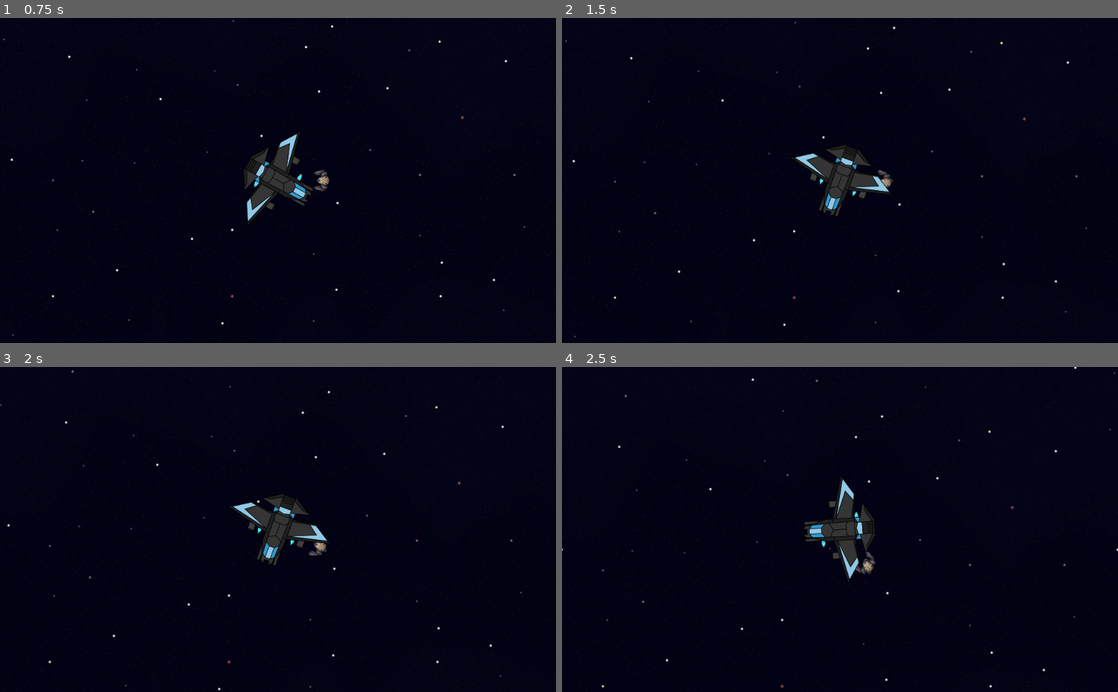
Above: before the commit, frames 1-4 (two rows, left to right).
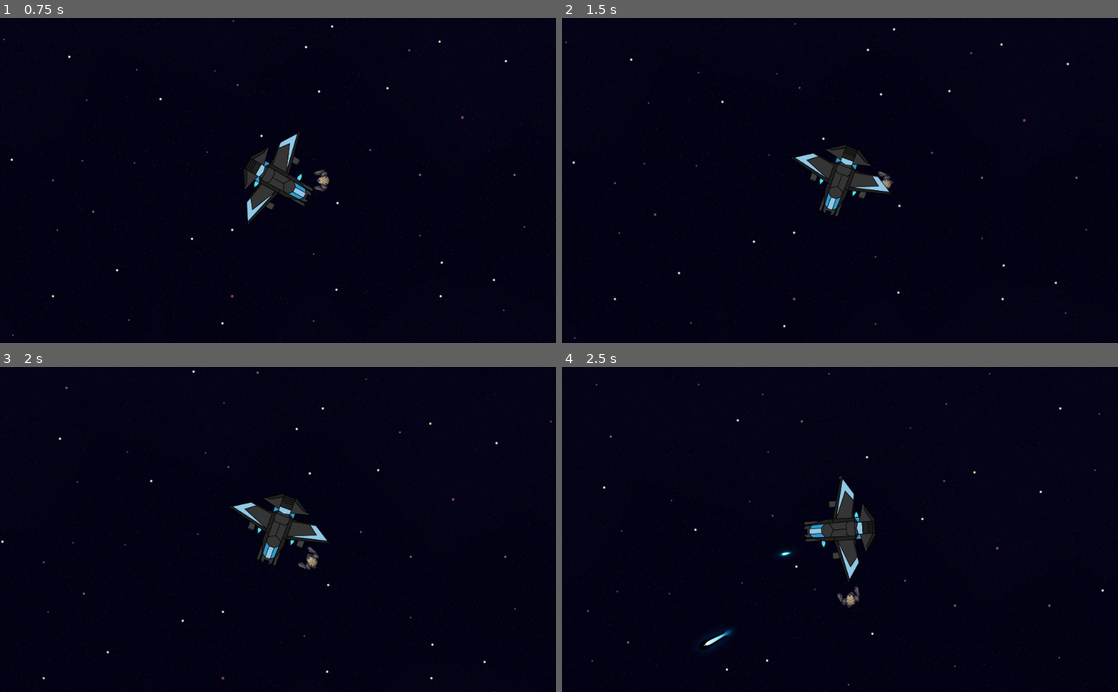
Above: after the commit, the same moments.

Repository: Bradels/minijam2022
Game: Godot game, scene res://Scenes/TestWorld.tscn
Two runs of this game, one before a commit and one after it. Both use one fixed random seed, a clock stepped at 60 frames per second and the inputs below. This scene is started directly instead of the project's main scene.
Inputs (mouse positions are in pixels of both pictures, inside the frame that each line leads up to):
- Up to frame 1 (0.75 s): move the mouse to (400, 164) at 0.52 s; press the mouse at (400, 164) at 0.53 s; hold D (right) from 0.53 s (still down)
- Up to frame 2 (1.5 s): right-click (962, 164) at 0.8 s; move the mouse to (728, 196) at 1.27 s; release D (right) at 1.28 s; release the mouse at (728, 196) at 1.28 s; hold S (down) from 1.28 s (still down); right-click (728, 196) at 1.35 s
- Up to frame 3 (2 s): keep holding S (down); click (166, 545) at 1.55 s
- Up to frame 4 (2.5 s): move the mouse to (895, 458) at 2.02 s; release S (down) at 2.03 s; press the mouse at (895, 458) at 2.03 s; hold D (right) from 2.03 s (still down); right-click (895, 458) at 2.3 s

Frame 1 is identical in both runs. In frame 2, 0.3% of the frame differs, in the area x 0-99%, y 0-100%; in frame 3, 0.5%; in frame 4, 0.8%, in the area x 0-100%, y 0-100%.

Commit message:
feat: spaceship weapons defs and projectiles

Diff:
--- a/Scenes/Entities/Player.tscn
+++ b/Scenes/Entities/Player.tscn
@@ -17,14 +17,14 @@
 position = Vector2( 7, 0 )
 rotation = -1.5708
 frames = ExtResource( 1 )
-frame = 1
+frame = 4
 playing = true
 
 [node name="Camera" type="Camera2D" parent="."]
 zoom = Vector2( 0.5, 0.5 )
 
 [node name="Nozzle" type="Node2D" parent="."]
-position = Vector2( 19, 7 )
+position = Vector2( 25, 7 )
 
 [node name="CollisionBox" type="CollisionShape2D" parent="."]
 shape = SubResource( 12 )
--- a/Scenes/Entities/Bullet.tscn
+++ b/Scenes/Entities/Projectiles/Bullet.tscn
@@ -1,7 +1,7 @@
 [gd_scene load_steps=9 format=2]
 
 [ext_resource path="res://Sprites/Entities.png" type="Texture" id=1]
-[ext_resource path="res://Scripts/Entities/Bullet.gd" type="Script" id=2]
+[ext_resource path="res://Scripts/Entities/Projectile.gd" type="Script" id=2]
 
 [sub_resource type="AtlasTexture" id=3]
 flags = 4
@@ -49,5 +49,4 @@
 rotation = -1.5708
 shape = SubResource( 8 )
 
-[connection signal="animation_finished" from="AnimatedSprite" to="." method="_on_AnimatedSprite_animation_finished"]
 [connection signal="body_entered" from="Hitbox" to="." method="_on_Hitbox_body_entered"]
--- /dev/null
+++ b/Scenes/Entities/Projectiles/LaserPulse.tscn
@@ -0,0 +1,23 @@
+[gd_scene load_steps=4 format=2]
+
+[ext_resource path="res://Sprites/LaserPulse.png" type="Texture" id=1]
+[ext_resource path="res://Scripts/Entities/Projectile.gd" type="Script" id=2]
+
+[sub_resource type="CapsuleShape2D" id=8]
+radius = 4.0
+
+[node name="LaserPulse" type="Node2D"]
+scale = Vector2( 0.5, 0.5 )
+script = ExtResource( 2 )
+
+[node name="Sprite" type="Sprite" parent="."]
+scale = Vector2( 1, 0.5 )
+texture = ExtResource( 1 )
+
+[node name="Hitbox" type="Area2D" parent="."]
+
+[node name="HitboxCollision" type="CollisionShape2D" parent="Hitbox"]
+rotation = -1.5708
+shape = SubResource( 8 )
+
+[connection signal="body_entered" from="Hitbox" to="." method="_on_Hitbox_body_entered"]
--- /dev/null
+++ b/Scenes/Entities/Projectiles/LaserRail.tscn
@@ -0,0 +1,24 @@
+[gd_scene load_steps=4 format=2]
+
+[ext_resource path="res://Sprites/LaserRail.png" type="Texture" id=1]
+[ext_resource path="res://Scripts/Entities/Projectile.gd" type="Script" id=2]
+
+[sub_resource type="CapsuleShape2D" id=8]
+radius = 16.0
+height = 96.0
+
+[node name="LaserRail" type="Node2D"]
+scale = Vector2( 0.5, 0.5 )
+script = ExtResource( 2 )
+
+[node name="Sprite" type="Sprite" parent="."]
+scale = Vector2( 0.8, 0.6 )
+texture = ExtResource( 1 )
+
+[node name="Hitbox" type="Area2D" parent="."]
+
+[node name="HitboxCollision" type="CollisionShape2D" parent="Hitbox"]
+rotation = -1.5708
+shape = SubResource( 8 )
+
+[connection signal="body_entered" from="Hitbox" to="." method="_on_Hitbox_body_entered"]
--- a/Scenes/Entities/Spaceship.tscn
+++ b/Scenes/Entities/Spaceship.tscn
@@ -1,9 +1,10 @@
-[gd_scene load_steps=9 format=2]
+[gd_scene load_steps=10 format=2]
 
 [ext_resource path="res://Sprites/Spaceship.png" type="Texture" id=1]
 [ext_resource path="res://Scripts/Entities/Spaceship/Spaceship.gd" type="Script" id=2]
 [ext_resource path="res://Sprites/Thruster.png" type="Texture" id=3]
 [ext_resource path="res://Scripts/Entities/Spaceship/Thrusters.gd" type="Script" id=4]
+[ext_resource path="res://Scripts/Entities/Spaceship/Weapons.gd" type="Script" id=5]
 
 [sub_resource type="CircleShape2D" id=12]
 radius = 60.0
@@ -101,6 +102,7 @@
 playing = true
 
 [node name="Weapons" type="Node2D" parent="."]
+script = ExtResource( 5 )
 
 [node name="PulseLaserLeft" type="Node2D" parent="Weapons"]
 position = Vector2( 64, -16 )
--- a/Scripts/Entities/Player/Player.gd
+++ b/Scripts/Entities/Player/Player.gd
@@ -7,13 +7,14 @@
 
 var move_speed : int = 256
 var bullet_speed : int = 1024
-var bullet : PackedScene = preload("res://Scenes/Entities/Bullet.tscn")
+var bullet : PackedScene = preload("res://Scenes/Entities/Projectiles/Bullet.tscn")
 
 var bullet_time : float = 0
 var fire_rate : float = 2
 onready var bullet_delta : float = 1 / fire_rate
 
 var is_active_player = false
+onready var _camera = $Camera
 onready var _nozzle = $Nozzle
 onready var _sprite = $AnimatedSprite
 
@@ -23,7 +24,7 @@
 func _ready():
 	if !get_tree().has_network_peer():
 		is_active_player = true
-	$Camera.current = is_active_player
+	_camera.current = is_active_player
 
 
 func _physics_process(_delta):
@@ -88,7 +89,7 @@
 		if (bullet_time < bullet_delta):
 			return
 
-		if Input.is_action_pressed("fire"):
+		if Input.is_action_pressed("pawn_fire"):
 			bullet_time = 0
 			fire()
 
--- a/Scripts/Entities/Bullet.gd
+++ b/Scripts/Entities/Projectile.gd
@@ -1,7 +1,8 @@
 extends Node2D
 
-var path_to_scene = "res://Scenes/Entities/Bullet.tscn"
+
 var velocity = Vector2()
+
 
 func _process(delta):
 	position += velocity * delta
--- a/Scripts/Entities/Spaceship/Spaceship.gd
+++ b/Scripts/Entities/Spaceship/Spaceship.gd
@@ -2,41 +2,52 @@
 
 
 onready var thrusters = $Thrusters
-var primary_thrust : int = 256
-var secondary_thrust : int = 128
-var max_velocity : int = 512
+onready var weapons = $Weapons
 
 var acceleration : Vector2 = Vector2.ZERO
 var velocity : Vector2 = Vector2.ZERO
+var max_velocity : int = 256
+var thrust : int = 256
+
 
 func _physics_process(delta):
 	thrusters.off()
 	acceleration = Vector2.ZERO
 
 	if Input.is_action_pressed('ship_rotate_left'):
-		rotation -= secondary_thrust * delta * 0.02
+		rotation -= thrust * delta * 0.01
 		thrusters.rotate_left()
 
 	if Input.is_action_pressed('ship_rotate_right'):
-		rotation += secondary_thrust * delta * 0.02
+		rotation += thrust * delta * 0.01
 		thrusters.rotate_right()
 
 	if Input.is_action_pressed('ship_forward'):
-		acceleration.x += primary_thrust
+		acceleration.x += thrust
 		thrusters.forward()
 
 	if Input.is_action_pressed('ship_reverse'):
-		acceleration.x -= secondary_thrust
+		acceleration.x -= thrust
 		thrusters.reverse()
 
+	if Input.is_action_pressed('ship_strafe_right'):
+		acceleration.y += thrust
+		thrusters.strafe_right()
+
 	if Input.is_action_pressed('ship_strafe_left'):
-		acceleration.y -= secondary_thrust
+		acceleration.y -= thrust
 		thrusters.strafe_left()
-
-	if Input.is_action_pressed('ship_strafe_right'):
-		acceleration.y += secondary_thrust
-		thrusters.strafe_right()
 
 	acceleration = acceleration.rotated(rotation)
 	velocity += acceleration * delta
 	position += move_and_slide(velocity * delta)
+
+
+func _process(delta):
+	weapons.elapse_time(delta)
+
+	if Input.is_action_pressed('ship_fire_primary'):
+		weapons.fire_primary()
+
+	if Input.is_action_pressed('ship_fire_secondary'):
+		weapons.fire_secondary()
--- /dev/null
+++ b/Scripts/Entities/Spaceship/Weapons.gd
@@ -0,0 +1,80 @@
+extends Node2D
+
+var primary_projectile : PackedScene = preload("res://Scenes/Entities/Projectiles/LaserPulse.tscn")
+var primary_left
+var primary_right
+var primary_elapsed_left : float = 0
+var primary_elapsed_right : float = 0
+var primary_previous = 'right'
+var primary_rate : float = 2
+var primary_speed : int = 768
+onready var primary_delta : float = 1 / primary_rate
+
+var secondary_projectile : PackedScene = preload("res://Scenes/Entities/Projectiles/LaserRail.tscn")
+var secondary_left
+var secondary_right
+var secondary_elapsed_left : float = 0
+var secondary_elapsed_right : float = 0
+var secondary_previous = 'right'
+var secondary_rate : float = 0.5
+var secondary_speed : int = 1536
+onready var secondary_delta : float = 1 / secondary_rate
+
+
+func _ready():
+	primary_left = $PulseLaserLeft
+	primary_right = $PulseLaserRight
+	secondary_left = $RailgunLeft
+	secondary_right = $RailgunRight
+
+
+func elapse_time(delta):
+	primary_elapsed_left += delta
+	primary_elapsed_right += delta
+	secondary_elapsed_left += delta
+	secondary_elapsed_right += delta
+
+
+func fire_primary():
+	var primary_next = opposite_side(primary_previous)
+
+	if (get('primary_elapsed_' + primary_next) >= primary_delta):
+		return fire_primary_side(primary_next)
+
+
+func fire_primary_side(side):
+	set('primary_elapsed_' + side, 0)
+	set('primary_elapsed_' + opposite_side(side), primary_delta / 4)
+	primary_previous = side
+
+	var weapon = get('primary_' + side)
+	fire_projectile(primary_projectile, weapon.global_position, primary_speed)
+
+
+func fire_secondary():
+	var secondary_next = opposite_side(secondary_previous)
+
+	if (get('secondary_elapsed_' + secondary_next) >= secondary_delta):
+		return fire_secondary_side(secondary_next)
+
+
+func fire_secondary_side(side):
+	set('secondary_elapsed_' + side, 0)
+	set('secondary_elapsed_' + opposite_side(side), secondary_delta / 4)
+	secondary_previous = side
+
+	var weapon = get('secondary_' + side)
+	fire_projectile(secondary_projectile, weapon.global_position, secondary_speed)
+
+
+func fire_projectile(projectile, source, speed):
+	var ship = get_parent()
+	var instance = projectile.instance()
+	instance.position = source
+	instance.rotation = ship.rotation
+	instance.velocity = Vector2(speed, 0).rotated(ship.rotation)
+	get_tree().get_root().call_deferred('add_child', instance)
+
+
+func opposite_side(side):
+	return 'right' if side == 'left' else 'left'
--- a/project.godot
+++ b/project.godot
@@ -41,7 +41,6 @@
 config/name="mini-jam-jan-2022"
 run/main_scene="res://Scenes/Main.tscn"
 config/icon="res://icon.png"
-<<<<<<<HEADrun/main_scene="res://Scenes/Main.tscn"
 
 [autoload]
 
@@ -74,11 +73,6 @@
 , Object(InputEventJoypadMotion,"resource_local_to_scene":false,"resource_name":"","device":0,"axis":0,"axis_value":1.0,"script":null)
  ]
 }
-fire={
-"deadzone": 0.5,
-"events": [ Object(InputEventMouseButton,"resource_local_to_scene":false,"resource_name":"","device":0,"alt":false,"shift":false,"control":false,"meta":false,"command":false,"button_mask":0,"position":Vector2( 0, 0 ),"global_position":Vector2( 0, 0 ),"factor":1.0,"button_index":1,"pressed":false,"doubleclick":false,"script":null)
- ]
-}
 pawn_up={
 "deadzone": 0.5,
 "events": [ Object(InputEventKey,"resource_local_to_scene":false,"resource_name":"","device":0,"alt":false,"shift":false,"control":false,"meta":false,"command":false,"pressed":false,"scancode":87,"physical_scancode":0,"unicode":0,"echo":false,"script":null)
@@ -97,6 +91,11 @@
 pawn_right={
 "deadzone": 0.5,
 "events": [ Object(InputEventKey,"resource_local_to_scene":false,"resource_name":"","device":0,"alt":false,"shift":false,"control":false,"meta":false,"command":false,"pressed":false,"scancode":68,"physical_scancode":0,"unicode":0,"echo":false,"script":null)
+ ]
+}
+pawn_fire={
+"deadzone": 0.5,
+"events": [ Object(InputEventMouseButton,"resource_local_to_scene":false,"resource_name":"","device":0,"alt":false,"shift":false,"control":false,"meta":false,"command":false,"button_mask":0,"position":Vector2( 0, 0 ),"global_position":Vector2( 0, 0 ),"factor":1.0,"button_index":1,"pressed":false,"doubleclick":false,"script":null)
  ]
 }
 ship_forward={
@@ -129,6 +128,16 @@
 "events": [ Object(InputEventKey,"resource_local_to_scene":false,"resource_name":"","device":0,"alt":false,"shift":false,"control":false,"meta":false,"command":false,"pressed":false,"scancode":69,"physical_scancode":0,"unicode":0,"echo":false,"script":null)
  ]
 }
+ship_fire_primary={
+"deadzone": 0.5,
+"events": [ Object(InputEventMouseButton,"resource_local_to_scene":false,"resource_name":"","device":0,"alt":false,"shift":false,"control":false,"meta":false,"command":false,"button_mask":0,"position":Vector2( 0, 0 ),"global_position":Vector2( 0, 0 ),"factor":1.0,"button_index":1,"pressed":false,"doubleclick":false,"script":null)
+ ]
+}
+ship_fire_secondary={
+"deadzone": 0.5,
+"events": [ Object(InputEventMouseButton,"resource_local_to_scene":false,"resource_name":"","device":0,"alt":false,"shift":false,"control":false,"meta":false,"command":false,"button_mask":0,"position":Vector2( 0, 0 ),"global_position":Vector2( 0, 0 ),"factor":1.0,"button_index":2,"pressed":false,"doubleclick":false,"script":null)
+ ]
+}
 
 [physics]
 
Binary file added: Sprites/LaserPulse.png
Not shown, added: Sprites/LaserPulse.png.import
Binary file added: Sprites/LaserRail.png
Not shown, added: Sprites/LaserRail.png.import
